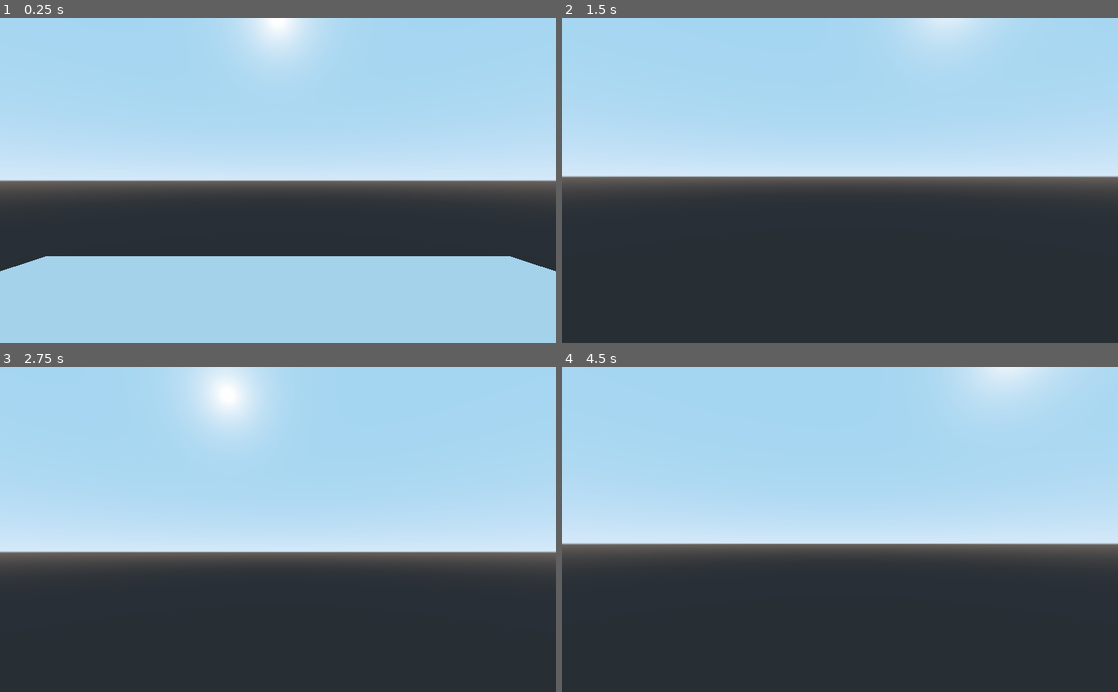
Above: before the commit, frames 1-4 (two rows, left to right).
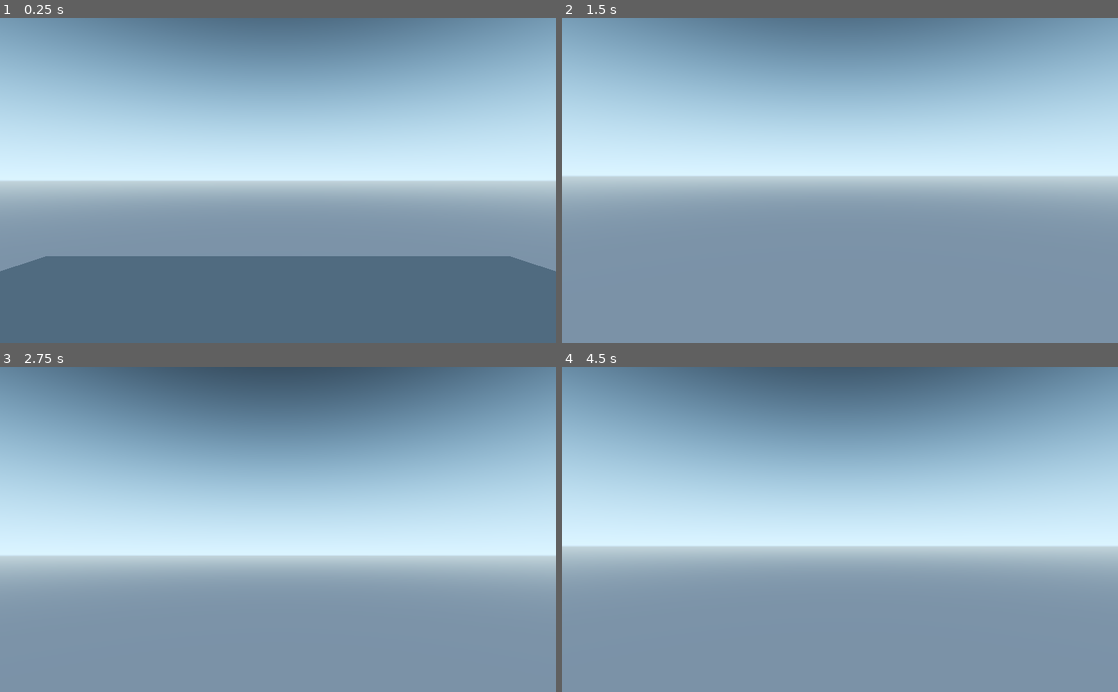
Above: after the commit, the same moments.

Repository: sox20/Castellum
Game: Godot game, scene res://Scenes/PlayerTest.tscn
The game is run twice, just before and just after one commit, with the same random seed, the same clock (stepped at 60 frames per second) and the same inputs. The project has no main scene, so this scene is started directly.
Inputs (mouse positions are in pixels of both pictures, inside the frame that each line leads up to):
- Up to frame 1 (0.25 s): no input
- Up to frame 2 (1.5 s): tap Enter at 0.5 s; move the mouse to (867, 180) at 0.52 s; hold W (movement_forward) from 0.53 s (still down); right-click (867, 180) at 0.6 s; tap Space (movement_jump) at 0.77, 1.25 s; move the mouse to (812, 180) at 1.27 s; right-click (812, 180) at 1.35 s
- Up to frame 3 (2.75 s): keep holding W (movement_forward); tap Space (movement_jump) at 1.52 s; tap Enter at 2 s; move the mouse to (289, 523) at 2.02 s; right-click (289, 523) at 2.1 s
- Up to frame 4 (4.5 s): keep holding W (movement_forward); tap Space (movement_jump) at 2.75, 3.02, 3.77, 4.25 s; move the mouse to (834, 536) at 2.77 s; right-click (834, 536) at 2.85 s; tap Enter at 3.5 s; move the mouse to (878, 532) at 3.52 s; right-click (878, 532) at 3.6 s; move the mouse to (795, 526) at 4.27 s; right-click (795, 526) at 4.35 s

The runs differ from the first frame. In frame 1, 75% of the frame differs, in the area x 0-100%, y 0-100%; in frame 2, 75%; in frame 3, 77%; in frame 4, 76%.
Error after the commit: Parse Error: The identifier "VoxelBuffer" isn't declared in the current scope. (res://Scripts/player_interaction.gd:28)

Commit message:
Player Interaction

Diff:
--- a/Castellum/Assets/Player.tscn
+++ b/Castellum/Assets/Player.tscn
@@ -1,11 +1,13 @@
-[gd_scene load_steps=4 format=2]
+[gd_scene load_steps=6 format=2]
 
 [ext_resource path="res://Scripts/player_movement.gd" type="Script" id=1]
+[ext_resource path="res://Scripts/player_interaction.gd" type="Script" id=2]
+[ext_resource path="res://environment.tres" type="Environment" id=3]
 
-[sub_resource type="CapsuleShape" id=3]
-height = 2.0
+[sub_resource type="BoxShape" id=3]
+extents = Vector3( 1, 1, 2 )
 
-[sub_resource type="CapsuleMesh" id=4]
+[sub_resource type="CapsuleMesh" id=2]
 mid_height = 2.5
 
 [node name="Player" type="KinematicBody"]
@@ -20,8 +22,16 @@
 
 [node name="Model" type="MeshInstance" parent="rotation_help"]
 transform = Transform( 1, 0, 0, 0, -4.37114e-08, 1, 0, -1, -4.37114e-08, 0, 0, 0 )
-mesh = SubResource( 4 )
+mesh = SubResource( 2 )
 material/0 = null
 
 [node name="Camera" type="Camera" parent="rotation_help"]
 transform = Transform( 1.00954, 0, 0, 0, 1.00954, 0, 0, 0, 1.00954, 0, 1.34209, 0 )
+environment = ExtResource( 3 )
+
+[node name="RayCast" type="RayCast" parent="rotation_help/Camera"]
+enabled = true
+cast_to = Vector3( 0, 0, -11 )
+
+[node name="Interact" type="Node" parent="."]
+script = ExtResource( 2 )
--- a/Castellum/Scenes/VoxelTest.tscn
+++ b/Castellum/Scenes/VoxelTest.tscn
@@ -2,8 +2,7 @@
 
 [ext_resource path="res://Sprites/noise_distorted.png" type="Image" id=1]
 [ext_resource path="res://Assets/Player.tscn" type="PackedScene" id=2]
-[ext_resource path="res://Materials/grass.tres" type="Material" id=3]
-[ext_resource path="res://Materials/dirt.tres" type="Material" id=4]
+[ext_resource path="res://environment.tres" type="Environment" id=3]
 
 [sub_resource type="VoxelStreamImage" id=1]
 image = ExtResource( 1 )
@@ -27,16 +26,25 @@
 voxels/0 = SubResource( 2 )
 voxels/1 = SubResource( 3 )
 
+[sub_resource type="CubeMesh" id=5]
+size = Vector3( 1, 1, 1 )
+
 [node name="Spatial" type="Spatial"]
 
+[node name="Player" parent="." instance=ExtResource( 2 )]
+transform = Transform( 0.5, 0, 0, 0, 0.5, 0, 0, 0, 0.5, 0, 75, 0 )
+
+[node name="DirectionalLight" type="DirectionalLight" parent="."]
+transform = Transform( 0.876742, -0.00160933, -0.480959, 0.390257, -0.582093, 0.713349, -0.281111, -0.813121, -0.509717, 0, 0, 0 )
+
 [node name="VoxelTerrain" type="VoxelTerrain" parent="."]
-transform = Transform( 1, 0, 0, 0, 1, 0, 0, 0, 1, 0.0663719, 0.0965195, -0.0152512 )
 stream = SubResource( 1 )
 voxel_library = SubResource( 4 )
-view_distance = 256
-viewer_path = NodePath("../Player")
-material/0 = ExtResource( 3 )
-material/1 = ExtResource( 4 )
 
-[node name="Player" parent="." instance=ExtResource( 2 )]
-transform = Transform( 1, 0, 0, 0, 1, 0, 0, 0, 1, 0, 75, 0 )
+[node name="MeshInstance" type="MeshInstance" parent="."]
+transform = Transform( 1, 0, 0, 0, 1, 0, 0, 0, 1, -0.252978, 73.2628, -2.48452 )
+mesh = SubResource( 5 )
+material/0 = null
+
+[node name="WorldEnvironment" type="WorldEnvironment" parent="."]
+environment = ExtResource( 3 )
--- /dev/null
+++ b/Castellum/Scripts/player_interaction.gd
@@ -0,0 +1,39 @@
+extends Node
+
+var _terrain = null
+var _terrain_tool = null
+var _player = null
+var _ray = null
+
+func _ready():
+	_player = get_parent()
+	_terrain = get_parent().get_parent().get_node("VoxelTerrain")
+	_ray = get_parent().get_node("rotation_help").get_node("Camera").get_node("RayCast")
+	if _terrain != null:
+		_terrain_tool = _terrain.get_voxel_tool()
+
+func _physics_process(delta):
+	if _terrain == null: #Stops function if terrain is not present
+		return
+
+	if Input.is_action_just_pressed("block_place"):
+		print()
+		var selectedBlock = 1
+		var pos = get_selected_pos()
+		if pos != null:
+			print("block ID: ", selectedBlock," placed at ", pos)
+			set_voxel(pos, selectedBlock)
+
+func set_voxel(position, type):
+	_terrain_tool.channel = VoxelBuffer.CHANNEL_TYPE
+	_terrain_tool.value = type
+	_terrain_tool.do_point(position)
+
+func get_selected_pos():
+	if _ray.is_enabled() and _ray.is_colliding():
+		return _ray.get_collision_point()
+	else:
+		return null
+
+	#if _ray.is_enabled() and _ray.is_colliding():
+	#	print(_ray.get_collision_point())
--- a/Castellum/Scripts/player_movement.gd
+++ b/Castellum/Scripts/player_movement.gd
@@ -16,6 +16,7 @@
 
 # Called when the node enters the scene tree for the first time.
 func _ready():
+
 	camera = $rotation_help/Camera
 	rotation_help = $rotation_help
 
--- /dev/null
+++ b/Castellum/Scripts/terrain_init.gd
@@ -0,0 +1,12 @@
+extends Node
+
+const MyStream = preload("terrain_load.gd")
+
+var terrain = VoxelTerrain.new()
+
+func _ready():
+	terrain.stream = MyStream.new()
+	terrain.voxel_library = VoxelLibrary.new()
+	terrain.view_distance = 256
+	terrain.viewer_path = "/root/Spatial/Player"    # Set this path to your player/camera
+	add_child(terrain)
--- /dev/null
+++ b/Castellum/Scripts/terrain_load.gd
@@ -0,0 +1,10 @@
+extends VoxelStream
+
+func emerge_block(buffer:VoxelBuffer, origin:Vector3, lod:int) -> void:
+	if lod != 0:
+		return
+	if origin.y < 0:
+		buffer.fill(1, 0)
+	if origin.x== origin.z and origin.y < 1:
+		buffer.fill(1,0)
+		print(origin)
--- a/Castellum/environment.tres
+++ b/Castellum/environment.tres
@@ -1,8 +1,44 @@
-[gd_resource type="Environment" format=2]
+[gd_resource type="Environment" load_steps=2 format=2]
+
+[sub_resource type="ProceduralSky" id=1]
+sky_top_color = Color( 0.0901961, 0.101961, 0.105882, 1 )
+sky_horizon_color = Color( 0.647059, 0.803922, 0.929412, 1 )
+sky_curve = 0.206766
+sky_energy = 0.2
+ground_horizon_color = Color( 0.254902, 0.290196, 0.305882, 1 )
+ground_curve = 0.0303143
+sun_color = Color( 1, 0.74902, 0.458824, 1 )
+sun_latitude = 49.79
+sun_longitude = -46.03
+sun_angle_min = 0.2
+sun_angle_max = 22.03
 
 [resource]
-background_mode = 1
+background_mode = 2
+background_sky = SubResource( 1 )
+background_sky_custom_fov = 62.4
 background_color = Color( 0.552941, 0.858824, 0.992157, 1 )
-background_energy = 0.0
-ambient_light_energy = 0.0
-ambient_light_sky_contribution = 0.0
+background_energy = 6.4
+ambient_light_energy = 1.14
+fog_enabled = true
+fog_sun_amount = 0.51
+fog_depth_begin = 40.0
+fog_depth_end = 200.0
+tonemap_mode = 3
+ss_reflections_enabled = true
+ssao_enabled = true
+ssao_bias = 0.149
+ssao_quality = 2
+dof_blur_far_enabled = true
+dof_blur_far_distance = 121.3
+dof_blur_far_transition = 19.71
+dof_blur_far_amount = 0.07
+dof_blur_far_quality = 2
+dof_blur_near_enabled = true
+dof_blur_near_distance = 1.29
+dof_blur_near_transition = 0.3
+dof_blur_near_amount = 0.09
+dof_blur_near_quality = 2
+glow_enabled = true
+glow_strength = 0.3
+glow_bloom = 0.34
--- a/Castellum/project.godot
+++ b/Castellum/project.godot
@@ -45,6 +45,16 @@
 "events": [ Object(InputEventKey,"resource_local_to_scene":false,"resource_name":"","device":0,"alt":false,"shift":false,"control":false,"meta":false,"command":false,"pressed":false,"scancode":32,"unicode":0,"echo":false,"script":null)
  ]
 }
+block_place={
+"deadzone": 0.5,
+"events": [ Object(InputEventMouseButton,"resource_local_to_scene":false,"resource_name":"","device":0,"alt":false,"shift":false,"control":false,"meta":false,"command":false,"button_mask":0,"position":Vector2( 0, 0 ),"global_position":Vector2( 0, 0 ),"factor":1.0,"button_index":2,"pressed":false,"doubleclick":false,"script":null)
+ ]
+}
+block_remove={
+"deadzone": 0.5,
+"events": [ Object(InputEventMouseButton,"resource_local_to_scene":false,"resource_name":"","device":0,"alt":false,"shift":false,"control":false,"meta":false,"command":false,"button_mask":0,"position":Vector2( 0, 0 ),"global_position":Vector2( 0, 0 ),"factor":1.0,"button_index":2,"pressed":false,"doubleclick":false,"script":null)
+ ]
+}
 
 [rendering]
 
